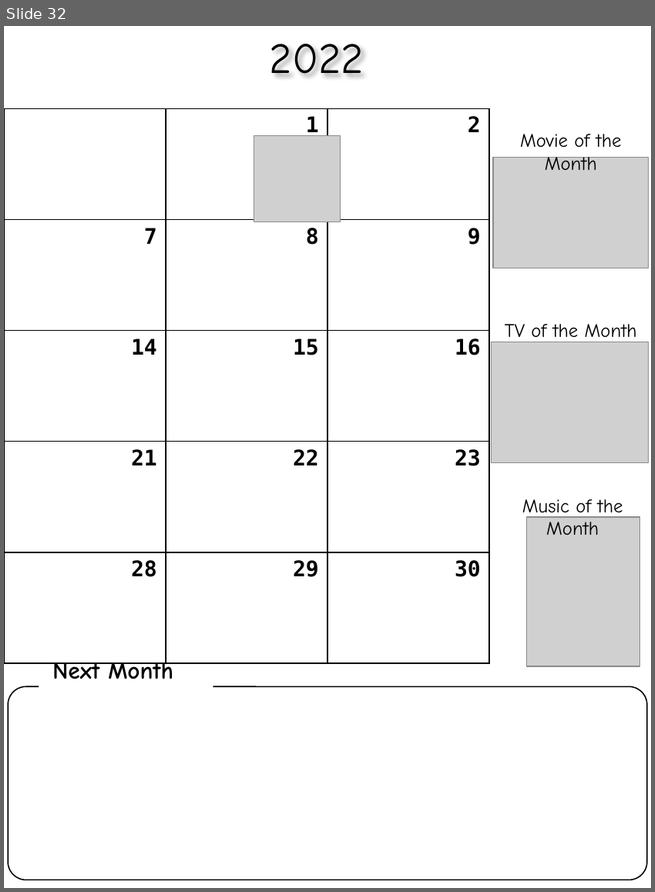
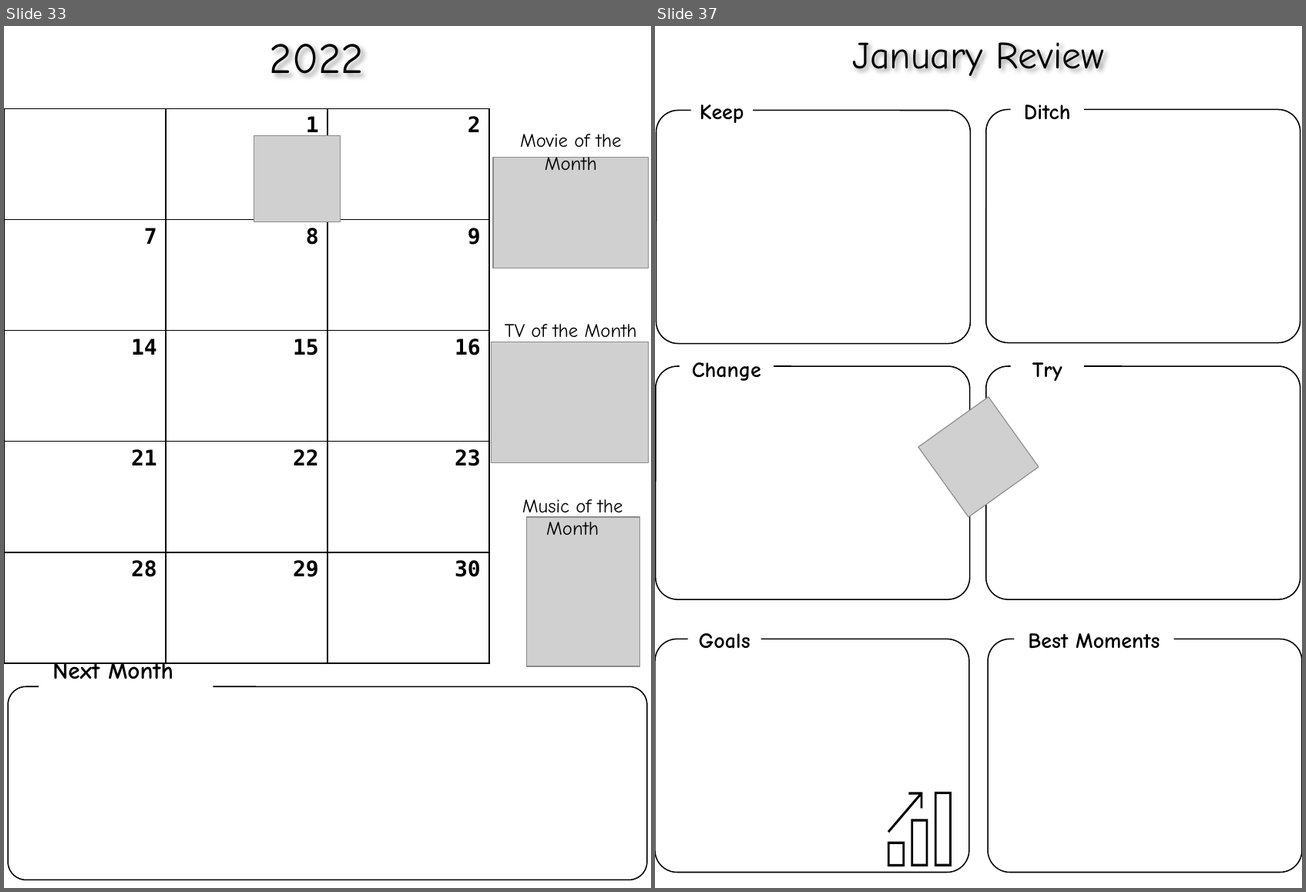
Before and after one commit to cds70409/cds70409.github.io, a slide deck: bujo_printouts.pptx. Shown side by side, each under a label of ours: slide 32 before the commit, slides 33 and 37 after it; the slides between them are not shown. The pictures are 655x892 and 1306x892 pixels, drawn with LibreOffice and Linux fonts; fonts in the diff are those of the drawing; grey boxes stand for pictures. Boxes give left, top, right and bottom in pixels: in the first picture for what was removed or moved away, otherwise in the second. Text is boxed around its words. In the diff, an @@ line names an element or a change of style, - is before the commit and + after.

```diff
--- a/bujo_printouts.pptx
+++ b/bujo_printouts.pptx
@@ slide 37 added at bbox=[655, 26, 1302, 888], background #FFFFFF @@
@@ text added at bbox=[852, 42, 1104, 76], 32 pt, text #000000 @@
+January Review
@@ rounded rectangle added at bbox=[656, 111, 970, 344], outline #000000 1 pt @@
@@ text added at bbox=[700, 105, 744, 123], 18 pt, text #000000, bold @@
+Keep
@@ rounded rectangle added at bbox=[986, 110, 1300, 343], outline #000000 1 pt @@
@@ text added at bbox=[1024, 105, 1071, 120], 18 pt, text #000000, bold @@
+Ditch
@@ rounded rectangle added at bbox=[656, 366, 970, 600], outline #000000 1 pt @@
@@ text added at bbox=[692, 362, 761, 381], 18 pt, text #000000, bold @@
+Change
@@ rounded rectangle added at bbox=[986, 366, 1300, 600], outline #000000 1 pt @@
@@ text added at bbox=[1032, 362, 1062, 381], 18 pt, text #000000, bold @@
+Try
@@ picture added at bbox=[918, 397, 1038, 517] @@
@@ rounded rectangle added at bbox=[655, 639, 969, 873], outline #000000 1 pt @@
@@ text added at bbox=[699, 634, 750, 649], 18 pt, text #000000, bold @@
+Goals
@@ rounded rectangle added at bbox=[988, 639, 1302, 873], outline #000000 1 pt @@
@@ text added at bbox=[1028, 634, 1159, 649], 18 pt, text #000000, bold @@
+Best Moments
@@ group added at bbox=[888, 792, 951, 867]: 4 freeform shapes @@
@@ what was slide 32 is now slide 33 @@
```
Also in this commit, not shown: 3 slides changed, 4 other slides added.
